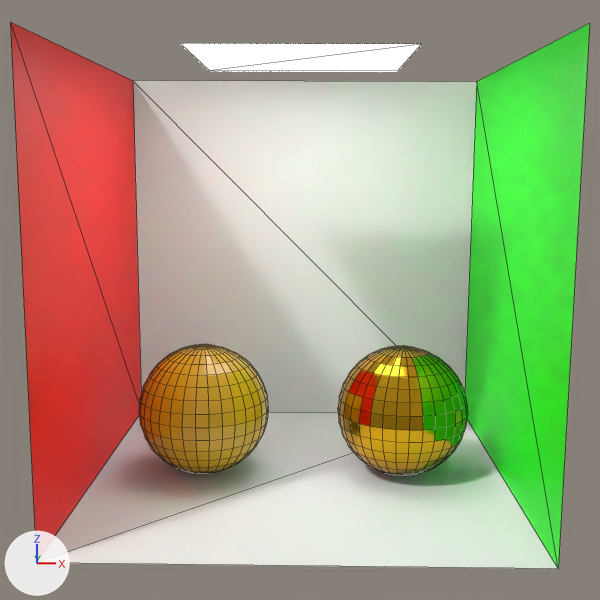
The Blender file cornell.blend, before and after one commit.
The view is the same before and after, from the file's camera 'Camera'. Lighting does not change. The marker at lower left points along +X, +Y and +Z. Mesh edges are drawn as thin lines.

Script lines for the objects in view, before the commit:
```python
me_cube_004 = bpy.data.meshes.new('Cube.004')
me_cube_004.from_pydata([(1.0, -1.0, -1.0), (1.0, -1.0, 1.0), (-1.0, -1.0, -1.0), (-1.0, -1.0, 1.0)], [], [(3, 0, 2), (3, 1, 0)])
me_cube_004.materials.append(mat_material_002)  # white #e7e7e7
me_sphere = bpy.data.meshes.new('Sphere')
me_sphere.from_pydata(...)  # a UV sphere (32 segments, 16 rings, poles along z) spanning x -1.0..1.0, y -1.0..1.0, z -1.0..1.0
me_sphere.materials.append(mat_material_007)  # yellow #daa520
me_sphere_001 = bpy.data.meshes.new('Sphere.001')
me_sphere_001.from_pydata(...)  # a UV sphere (32 segments, 16 rings, poles along z) spanning x -1.0..1.0, y -1.0..1.0, z -1.0..1.0
me_sphere_001.materials.append(mat_material_006)  # yellow #daa520
ob_cube_004 = bpy.data.objects.new('Cube.004', me_cube_004)
ob_cube_004.location = (0.0, 0.0, 0.0)
ob_cube_004.rotation_euler = (1.571, 0.0, 0.0)  # degrees (90, 0, 0)
ob_sphere = bpy.data.objects.new('Sphere', me_sphere)
ob_sphere.location = (0.503, 0.0, -0.678)
ob_sphere.scale = (0.318, 0.318, 0.318)
ob_sphere_001 = bpy.data.objects.new('Sphere.001', me_sphere_001)
ob_sphere_001.location = (-0.478, 0.0, -0.678)
ob_sphere_001.scale = (0.318, 0.318, 0.318)
# also in view: 'Cube.002' at (0.0, 1.0, 0.0); 'Cube.005' at (0.0, 0.0, 1.0); 'Cube.003' at (-1.0, 0.0, 0.0); 'Cube.001' at (1.0, 0.0, 0.0)
```
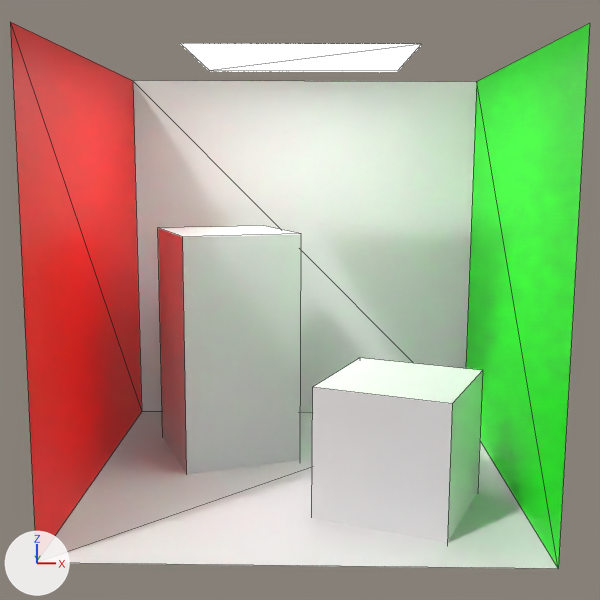
Diff of the bpy script that builds the scene:
```diff
--- a/cornell.blend.py
+++ b/cornell.blend.py
@@ me_cube_007 @@
+me_cube_007.from_pydata([(4.21, -1.19, -2.0), (4.21, -1.19, -5.0), (3.05, -3.96, -2.0), (3.05, -3.96, -5.0), (1.44, -0.03, -2.0), (1.44, -0.03, -5.0), (0.29, -2.8, -2.0), (0.29, -2.8, -5.0)], [], [(0, 4, 6, 2), (5, 1, 3, 7), (3, 2, 6, 7), (1, 0, 2, 3), (5, 4, 0, 1), (7, 6, 4, 5)])
@@ me_cube_006 @@
+me_cube_006.from_pydata([(-0.01, 0.8, -5.0), (-0.01, 0.8, 0.97), (-2.8, -0.3, -5.0), (-2.8, -0.3, 0.97), (-1.11, 3.59, -5.0), (-1.11, 3.59, 0.97), (-3.9, 2.49, -5.0), (-3.9, 2.49, 0.97)], [], [(0, 1, 3, 2), (2, 3, 7, 6), (6, 7, 5, 4), (4, 5, 1, 0), (2, 6, 4, 0), (7, 3, 1, 5)])
@@ ob_sphere @@
-ob_sphere = bpy.data.objects.new('Sphere', me_sphere)
-ob_sphere.location = (0.503, 0.0, -0.678)
-ob_sphere.scale = (0.318, 0.318, 0.318)
@@ ob_sphere_001 @@
-ob_sphere_001 = bpy.data.objects.new('Sphere.001', me_sphere_001)
-ob_sphere_001.location = (-0.478, 0.0, -0.678)
-ob_sphere_001.scale = (0.318, 0.318, 0.318)
@@ ob_cube_007 @@
+ob_cube_007 = bpy.data.objects.new('Cube.007', me_cube_007)
+ob_cube_007.location = (0.0, 0.0, -0.014)
+ob_cube_007.scale = (0.2, 0.2, 0.2)
@@ ob_cube_006 @@
+ob_cube_006 = bpy.data.objects.new('Cube.006', me_cube_006)
+ob_cube_006.location = (0.0, 0.0, -0.016)
+ob_cube_006.scale = (0.2, 0.2, 0.2)
```

Changed parts and their boxes [x1, y1, x2, y2] in the pictures (600 x 600 px):
'Cube.006', added
    after: [158, 226, 301, 474]
'Cube.007', added
    after: [311, 358, 483, 543]
'Sphere', deleted
    before: [338, 346, 468, 476]
'Sphere.001', deleted
    before: [139, 344, 268, 474]
